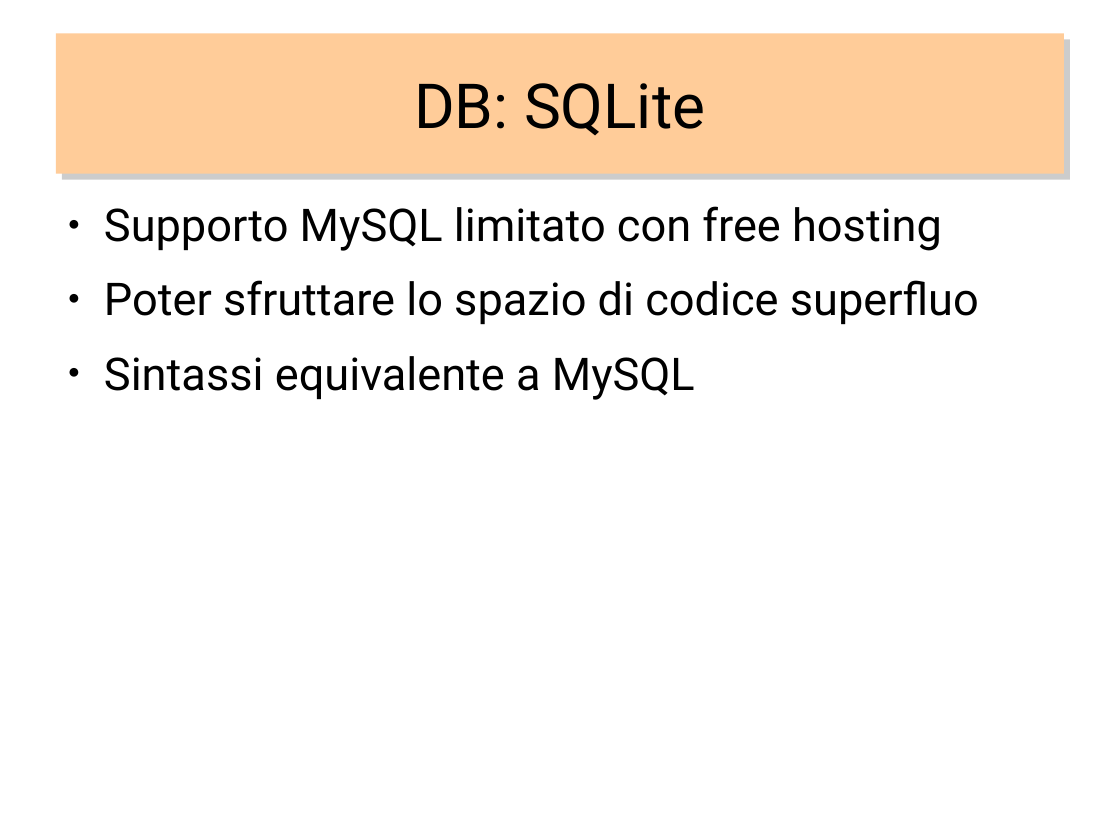
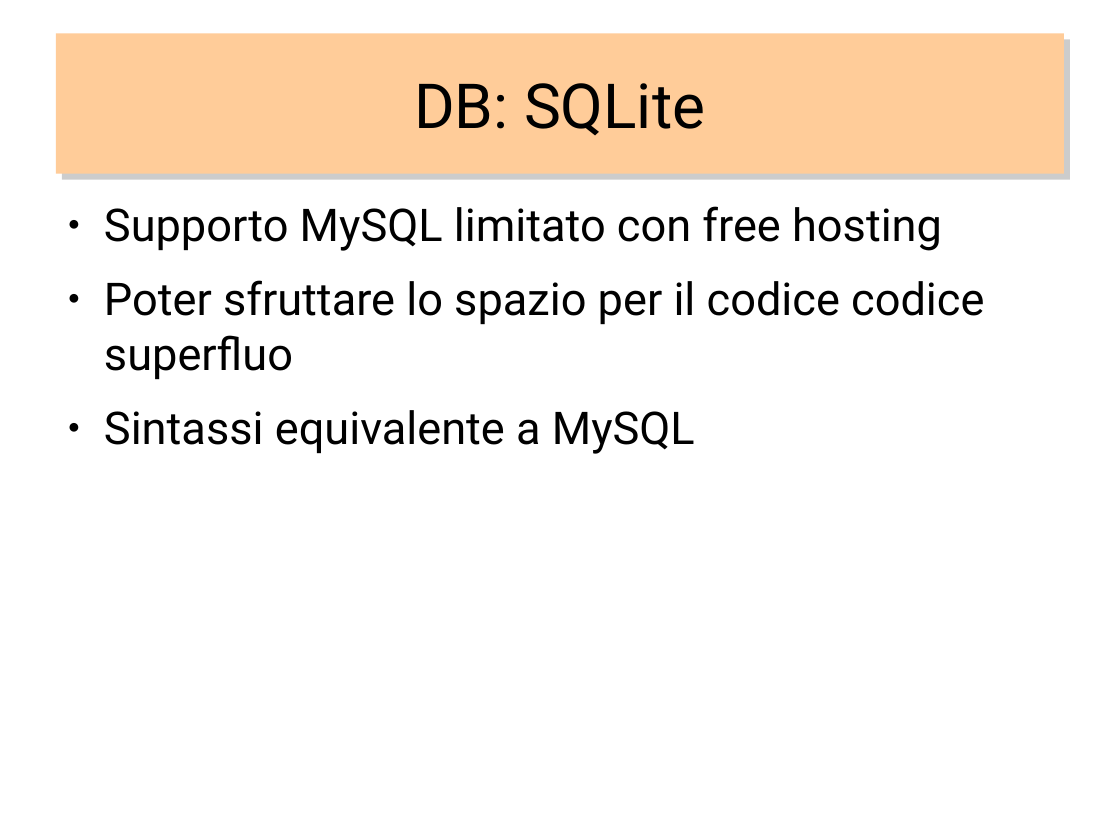
Before and after one commit to PeiPei97/ProgettoMagic, a slide deck: slide 6 of magicscrap.odp. Drawn at 1120x840 pixels with LibreOffice and Linux fonts; fonts in the diff are those of the drawing. Boxes give left, top, right and bottom in pixels: in the first picture for what was removed or moved away, otherwise in the second. Text is boxed around its words. In the diff, an @@ line names an element or a change of style, - is before the commit and + after.

```diff
--- a/magicscrap.odp
+++ b/magicscrap.odp
@@ text at (x1=104, y1=280, x2=984, y2=380): text changed @@
-● Poter sfruttare lo spazio di codice superfluo
+● Poter sfruttare lo spazio per il codice codice superfluo
```
Also in this commit, not shown: 1 other slide changed.
